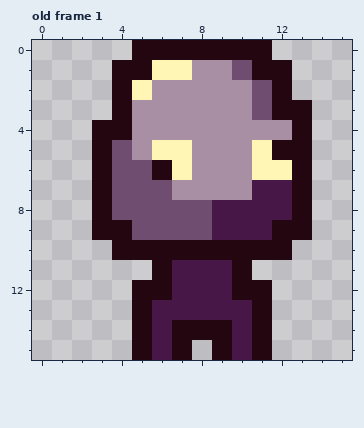
File history of a pixel-art file, res/img/ase/little_guy.aseprite. The picture above is the old version.
16x16 pixels, 1 frame. Shown: old frame 1. The commit also changed other frames, which this record leaves out.
Once edited:
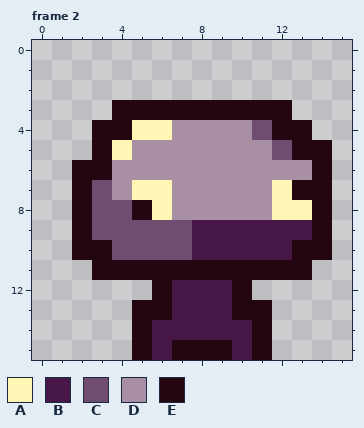
Palette (. is transparent): A #fff5b5  B #471847  C #6e4d70  D #a98fa3  E #23060f
A new or re-ordered frame is compared with the old frame closest to it.
From old to new:
frames 1 -> 4
Changed rows in their new state; - is an unchanged pixel.
Frame 2 is new; against old frame 1:
first column x 2:
 0 ---.......---
 1 --.........--
 2 --.........--
 3 ---EEEEEEE-.-
 4 ---AA----CE--
 5 --A-DD---DC-E
 6 E-DDDD---DDDE
 7 ECDAA----DA-E
 8 EC-EADDDDDAAE
 9 ECC---B---BBE
10 EECCCCBBBBBEE
11 -EEE-EEE-EEE-
12 ---.-----.---
13 ----E---E----
14 -----BBB-----
15 ------E------
Boxes around the changes in both pictures, in picture pixels (x1, y1, x2, y2):
changed: (72, 40, 332, 360)
